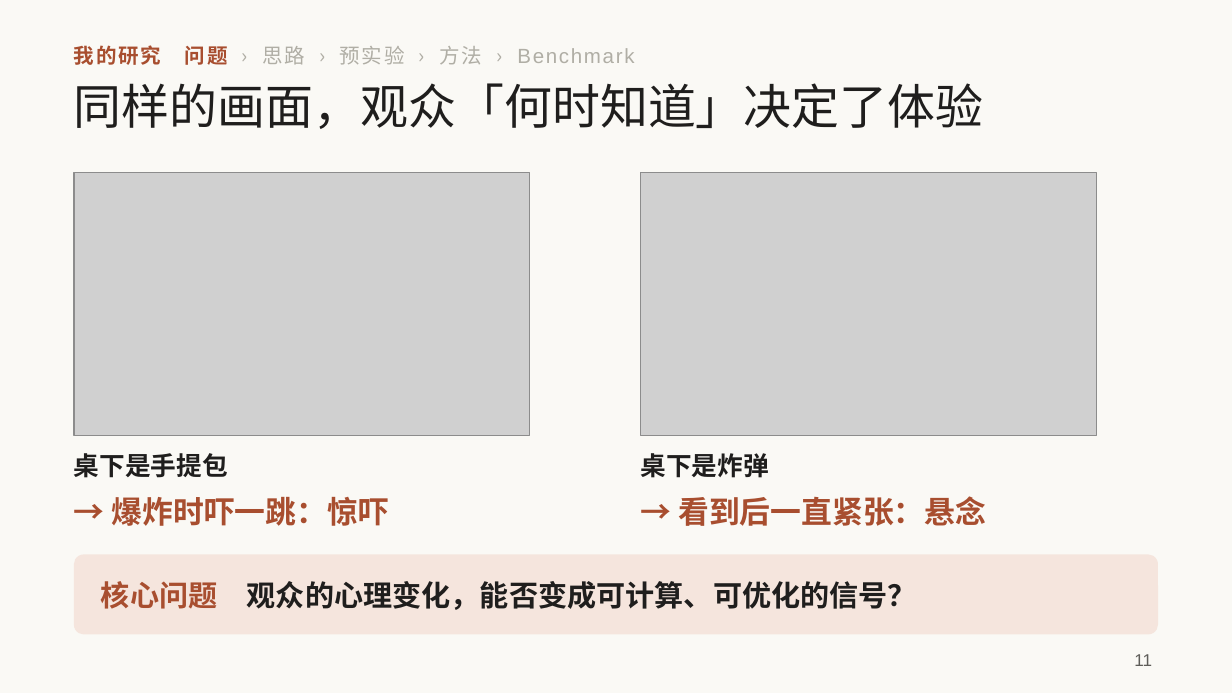
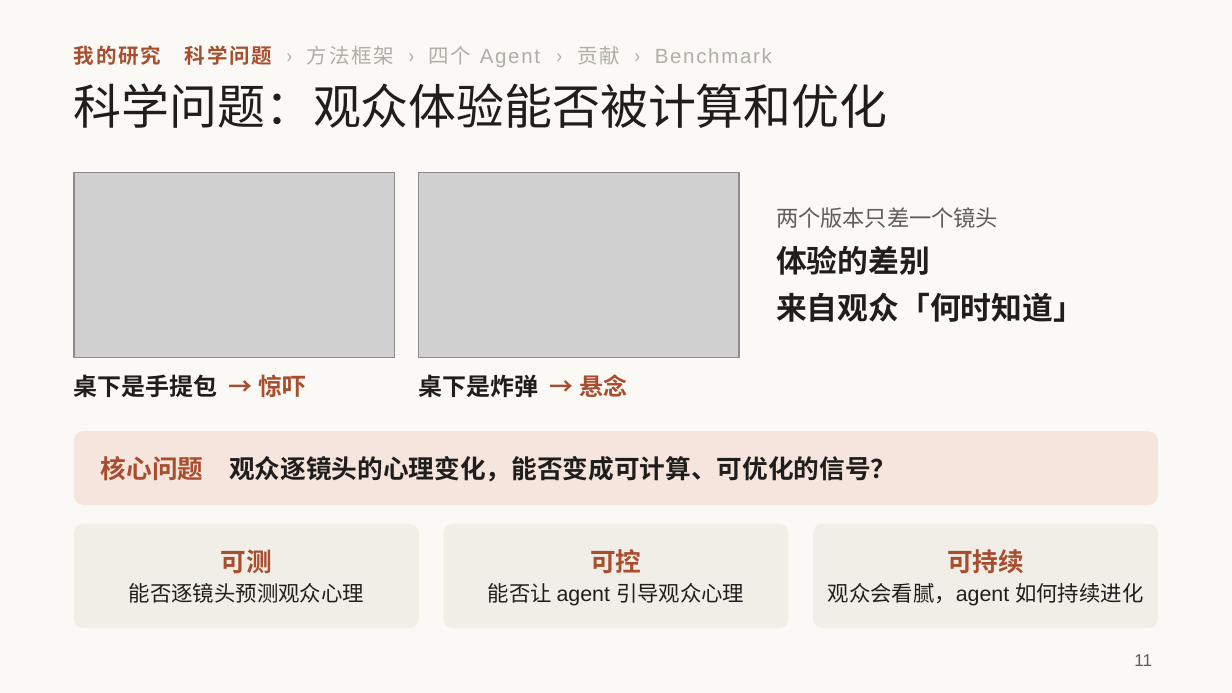
Before and after one commit to irving-2222/ICML, a slide deck: slide 11 of talk/研究分享_从多智能体协作到自进化.pptx. Drawn at 1232x693 pixels with LibreOffice and Linux fonts; fonts in the diff are those of the drawing; grey boxes stand for pictures. Boxes give left, top, right and bottom in pixels: in the first picture for what was removed or moved away, otherwise in the second. Text is boxed around its words. In the diff, an @@ line names an element or a change of style, - is before the commit and + after.

```diff
--- a/talk/研究分享_从多智能体协作到自进化.pptx
+++ b/talk/研究分享_从多智能体协作到自进化.pptx
@@ text at <box>74,45,772,67</box>: text changed @@
-我的研究 问题 › 思路 › 预实验 › 方法 › Benchmark
+我的研究 科学问题 › 方法框架 › 四个 Agent › 贡献 › Benchmark
@@ title at <box>74,83,887,128</box>: text changed @@
-同样的画面，观众「何时知道」决定了体验
+科学问题：观众体验能否被计算和优化
@@ picture: place and size @@
-picture at <box>74,172,530,435</box>
+picture at <box>74,172,394,357</box>
@@ picture: place and size @@
-picture at <box>641,172,1096,435</box>
+picture at <box>419,172,739,357</box>
@@ text added at <box>776,207,1084,322</box>, 18 pt, text #1F1E1D, bold @@
+两个版本只差一个镜头
+体验的差别
+来自观众「何时知道」
@@ text at <box>74,374,306,397</box>: text changed; size 15 to 14 pt @@
-桌下是手提包
+桌下是手提包 → 惊吓
@@ text at <box>419,374,627,397</box>: text changed; size 15 to 14 pt @@
-桌下是炸弹
+桌下是炸弹 → 悬念
@@ rounded rectangle: place and size @@
-rounded rectangle at <box>74,554,1158,634</box>
+rounded rectangle at <box>74,431,1158,505</box>
@@ rounded rectangle at <box>74,431,1158,505</box>: proportions changed @@
@@ text at <box>101,456,896,482</box>: text changed; size 17 to 15 pt @@
-核心问题 观众的心理变化，能否变成可计算、可优化的信号？
+核心问题 观众逐镜头的心理变化，能否变成可计算、可优化的信号？
@@ text removed at <box>112,497,389,526</box> @@
-→ 爆炸时吓一跳：惊吓
@@ text removed at <box>678,496,986,526</box> @@
-→ 看到后一直紧张：悬念
@@ rounded rectangle added at <box>74,524,419,628</box>, fill #F0EEE6 @@
@@ rounded rectangle added at <box>444,524,788,628</box>, fill #F0EEE6 @@
@@ rounded rectangle added at <box>813,524,1158,628</box>, fill #F0EEE6 @@
@@ text added at <box>129,549,364,603</box>, 12.5 pt, text #1F1E1D @@
+可测
+能否逐镜头预测观众心理
@@ text added at <box>488,549,744,606</box>, 12.5 pt, text #1F1E1D @@
+可控
+能否让 agent 引导观众心理
@@ text added at <box>828,549,1143,606</box>, 12.5 pt, text #1F1E1D @@
+可持续
+观众会看腻，agent 如何持续进化
```
Also in this commit, not shown: 1 other slide changed, 3 slides added, 3 slides removed, 1 other file.
